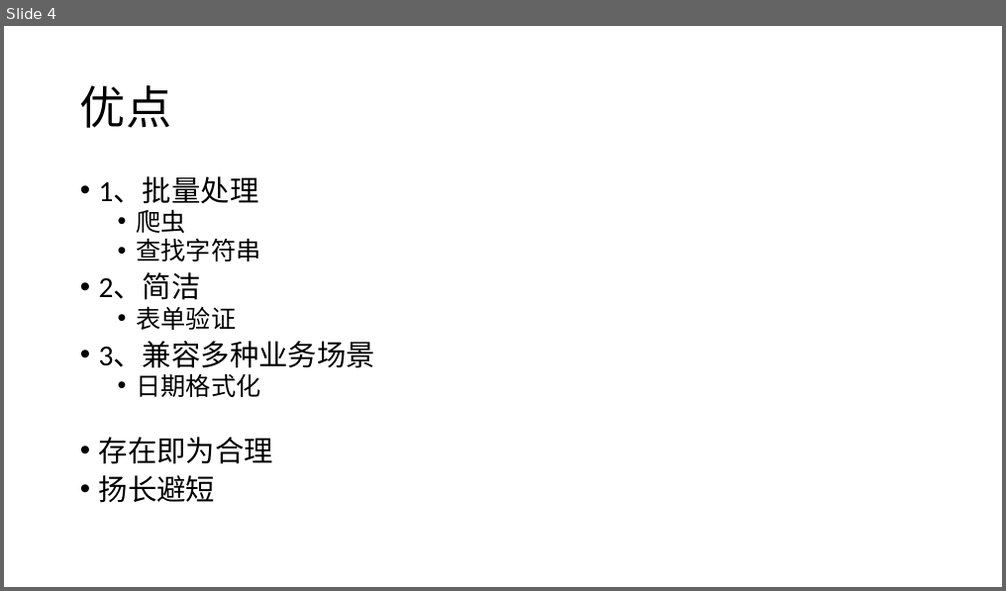
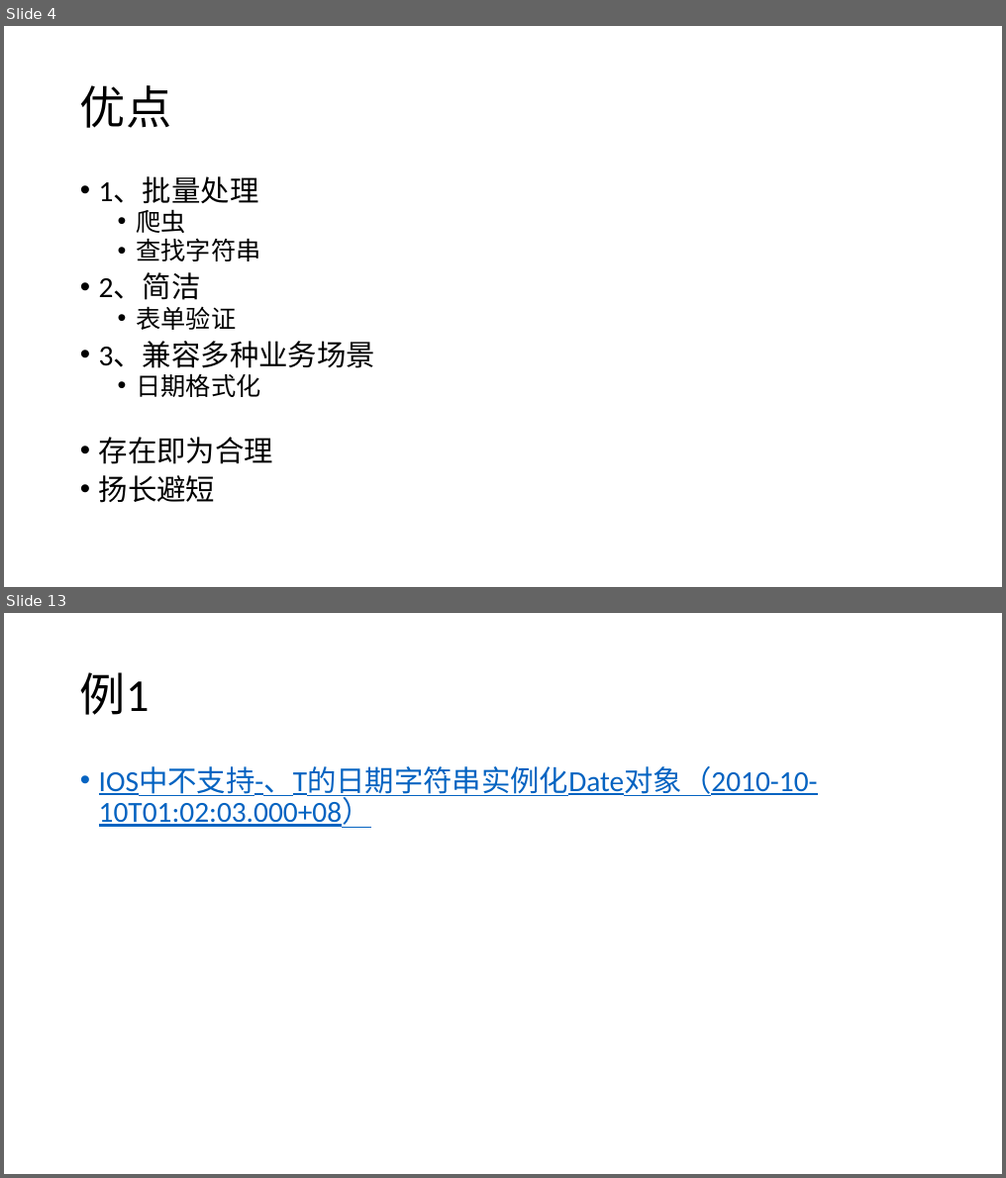
Before and after one commit to 382615666/note, a slide deck: 科普.pptx. Shown one above the other, each under a label of ours: slide 4 before the commit, slides 4 and 13 after it; the slides between them are not shown. The pictures are 1006x591 and 1006x1178 pixels, drawn with LibreOffice and Linux fonts; fonts in the diff are those of the drawing. Boxes give left, top, right and bottom in pixels: in the first picture for what was removed or moved away, otherwise in the second. Text is boxed around its words. In the diff, an @@ line names an element or a change of style, - is before the commit and + after.

```diff
--- a/科普.pptx
+++ b/科普.pptx
@@ slide 13 added at [4, 613, 1002, 1174], background #FFFFFF @@
@@ title added at [80, 672, 150, 715], 44 pt, text #000000 @@
+例1
@@ text added at [99, 766, 818, 828], 28 pt, text #0563C1, underline @@
+• IOS中不支持-、T的日期字符串实例化Date对象（2010-10-10T01:02:03.000+08）
```
Also in this commit, not shown: 4 slides changed, 10 other slides added, 1 other file.
